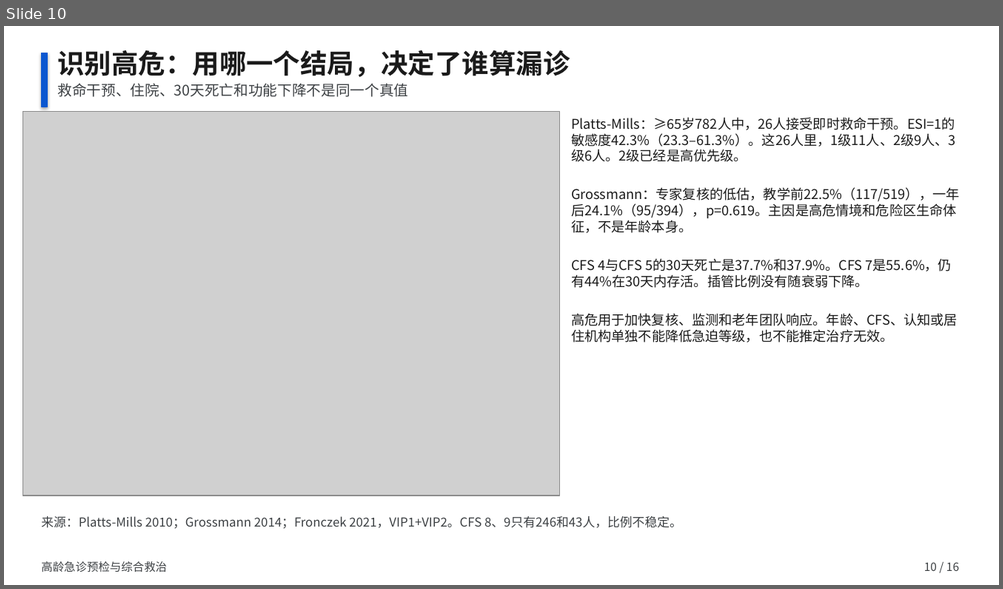
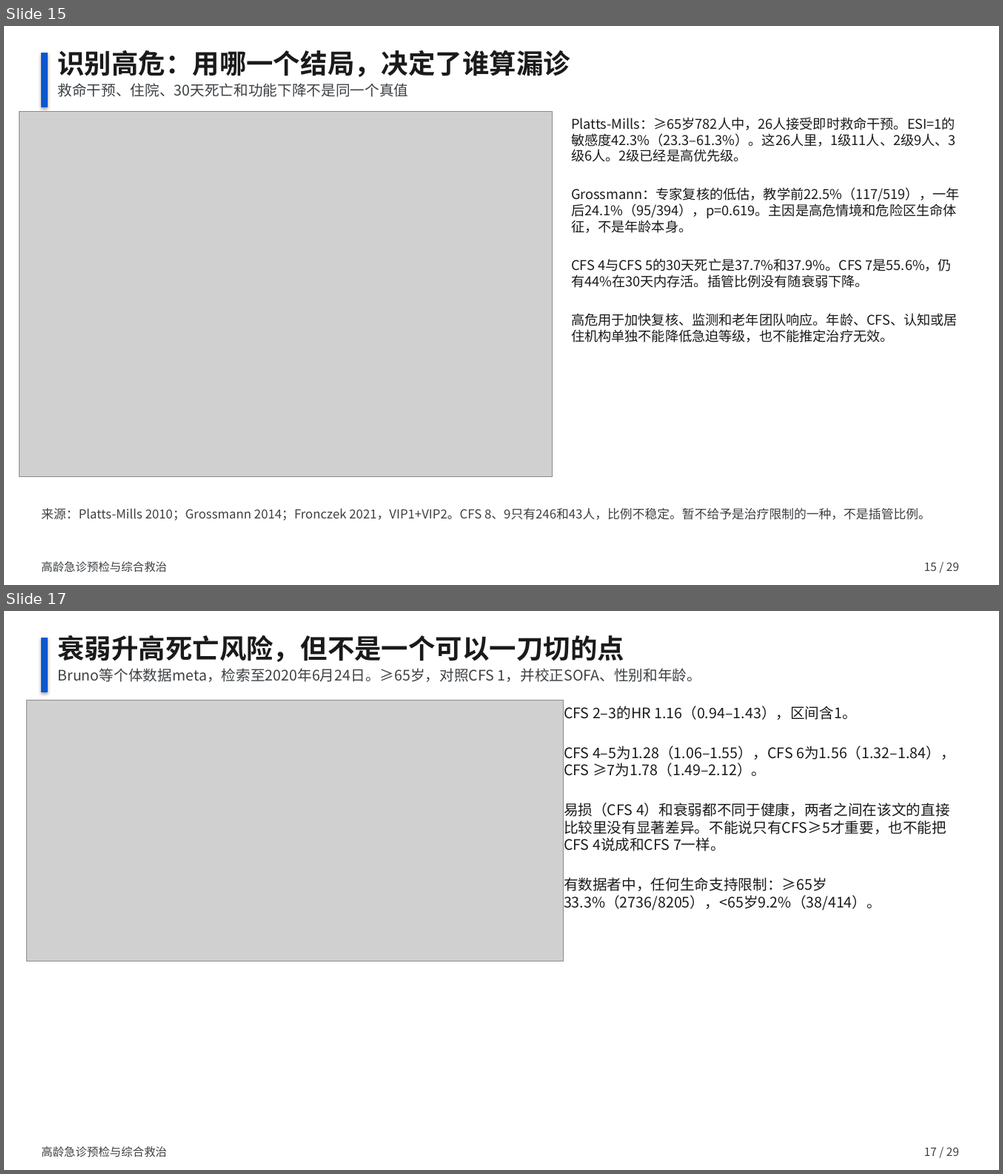
Before and after one commit to ttacuy/shania, a slide deck: evidence/elderly-ed-decision/高龄急诊预检与综合救治.pptx. Shown one above the other, each under a label of ours: slide 10 before the commit, slides 15 and 17 after it; the slides between them are not shown. The pictures are 1003x589 and 1003x1174 pixels, drawn with LibreOffice and Linux fonts; fonts in the diff are those of the drawing; grey boxes stand for pictures. Boxes give left, top, right and bottom in pixels: in the first picture for what was removed or moved away, otherwise in the second. Text is boxed around its words. In the diff, an @@ line names an element or a change of style, - is before the commit and + after.

```diff
--- a/evidence/elderly-ed-decision/高龄急诊预检与综合救治.pptx
+++ b/evidence/elderly-ed-decision/高龄急诊预检与综合救治.pptx
@@ slide 17 added at <box>4,611,999,1170</box>, background #FFFFFF @@
@@ rectangle added at <box>41,638,47,692</box>, fill #0B57D0, outline #0B57D0 1 pt @@
@@ text added at <box>58,635,625,662</box>, 26 pt, text #1A1A1A, bold @@
+衰弱升高死亡风险，但不是一个可以一刀切的点
@@ text added at <box>58,668,701,682</box>, 14 pt, text #3C4043 @@
+Bruno等个体数据meta，检索至2020年6月24日。≥65岁，对照CFS 1，并校正SOFA、性别和年龄。
@@ picture added at <box>26,701,563,962</box> @@
@@ text added at <box>563,706,955,911</box>, 14 pt, text #1A1A1A @@
+CFS 2–3的HR 1.16（0.94–1.43），区间含1。
+CFS 4–5为1.28（1.06–1.55），CFS 6为1.56（1.32–1.84），CFS ≥7为1.78（1.49–2.12）。
+易损（CFS 4）和衰弱都不同于健康，两者之间在该文的直接比较里没有显著差异。不能说只有CFS≥5才重要，也不能把CFS 4说成和CFS 7一样。
+有数据者中，任何生命支持限制：≥65岁33.3%（2736/8205），<65岁9.2%（38/414）。
@@ text added at <box>41,1147,167,1157</box>, 11 pt, text #3C4043 @@
+高龄急诊预检与综合救治
@@ text added at <box>924,1147,959,1156</box>, 11 pt, text #3C4043 @@
+17 / 29
@@ what was slide 10 is now slide 15 @@
@@ slide 15 changed as well @@
@@ picture: place and size @@
-picture at <box>22,112,560,496</box>
+picture at <box>19,112,552,477</box>
@@ text at <box>41,508,930,521</box>: text changed @@
-来源：Platts-Mills 2010；Grossmann 2014；Fronczek 2021，VIP1+VIP2。CFS 8、9只有246和43人，比例不稳定。
+来源：Platts-Mills 2010；Grossmann 2014；Fronczek 2021，VIP1+VIP2。CFS 8、9只有246和43人，比例不稳定。暂不给予是治疗限制的一种，不是插管比例。
@@ text at <box>924,562,959,571</box>: text changed @@
-10 / 16
+15 / 29
```
Also in this commit, not shown: 15 other slides changed, 12 other slides added, 15 other files.
